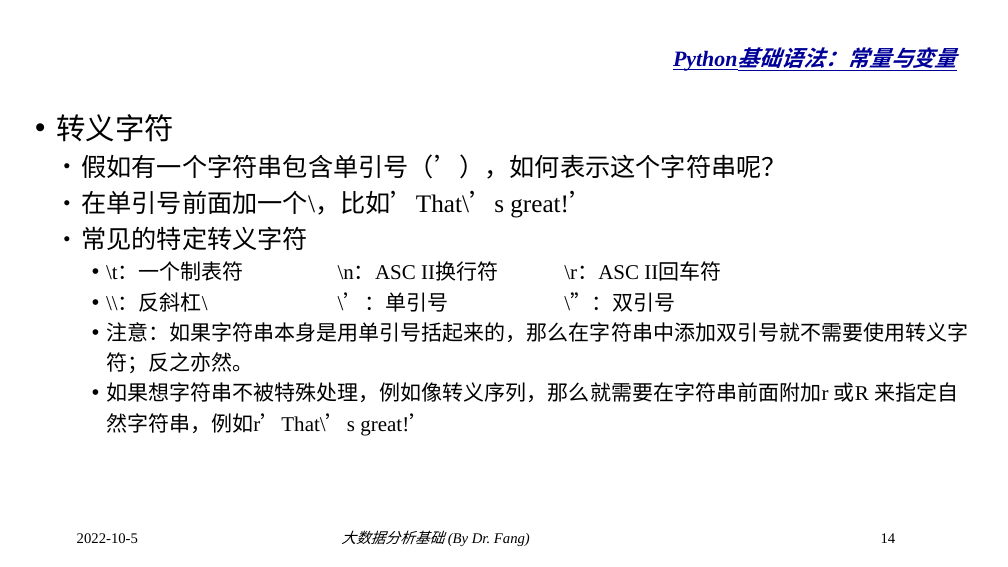
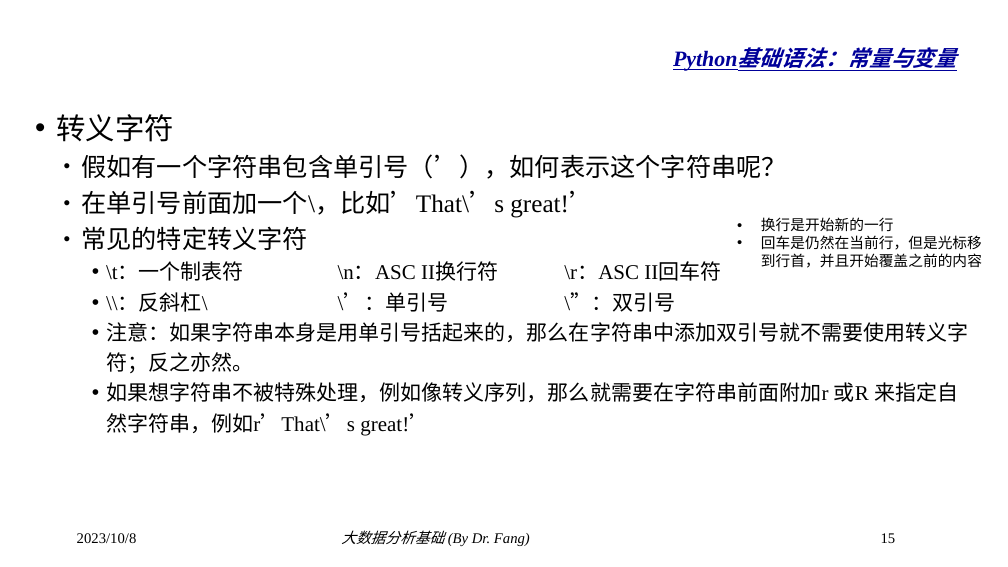
Before and after one commit to dr-fang/BDA, a slide deck: slide 15 of slides/2_PythonBasic.pptx (slide 14 before the commit). Drawn at 1008x567 pixels with LibreOffice and Linux fonts; fonts in the diff are those of the drawing; background and template pictures are left out. Boxes give left, top, right and bottom in pixels: in the first picture for what was removed or moved away, otherwise in the second. Text is boxed around its words. In the diff, an @@ line names an element or a change of style, - is before the commit and + after.

```diff
--- a/slides/2_PythonBasic.pptx
+++ b/slides/2_PythonBasic.pptx
@@ text added at (761, 217, 982, 268), 14 pt, text #000000 @@
+• 换行是开始新的一行
+• 回车是仍然在当前行，但是光标移到行首，并且开始覆盖之前的内容
@@ text at (77, 533, 137, 543): text changed @@
-2022-10-5
+2023/10/8
@@ page number at (881, 533, 896, 543): text changed @@
-14
+15
```
Also in this commit, not shown: 37 other slides changed, 6 slides added, 6 slides removed.
